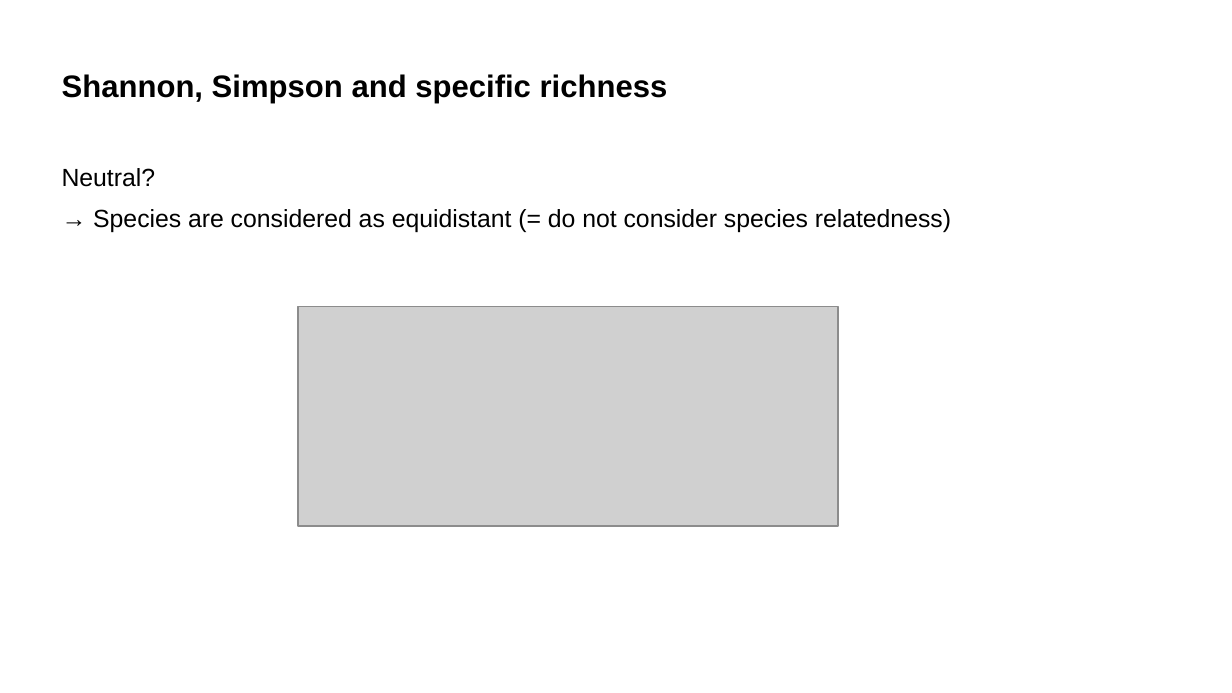
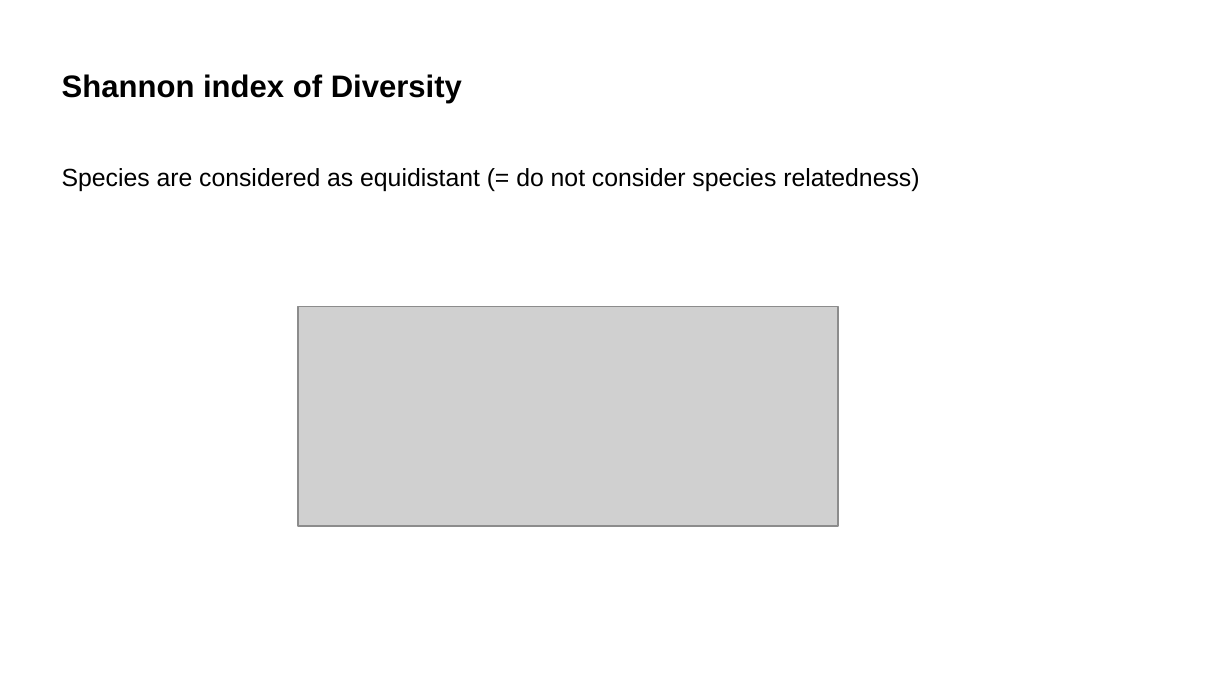
Before and after one commit to vincentmanz/Metagenomics_2024, a slide deck: slide 10 of Day_2/diversity indices.odp. Drawn at 1232x693 pixels with LibreOffice and Linux fonts; fonts in the diff are those of the drawing; grey boxes stand for pictures; background and template pictures are left out. Boxes give left, top, right and bottom in pixels: in the first picture for what was removed or moved away, otherwise in the second. Text is boxed around its words. In the diff, an @@ line names an element or a change of style, - is before the commit and + after.

```diff
--- a/Day_2/diversity indices.odp
+++ b/Day_2/diversity indices.odp
@@ title at box(62, 74, 462, 104): text changed @@
-Shannon, Simpson and specific richness
+Shannon index of Diversity
@@ text at box(62, 168, 919, 191): text changed @@
-Neutral?
-→ Species are considered as equidistant (= do not consider species relatedness)
+Species are considered as equidistant (= do not consider species relatedness)
```
Also in this commit, not shown: 8 other slides changed, 18 slides added, 7 slides removed, 1 other file.
